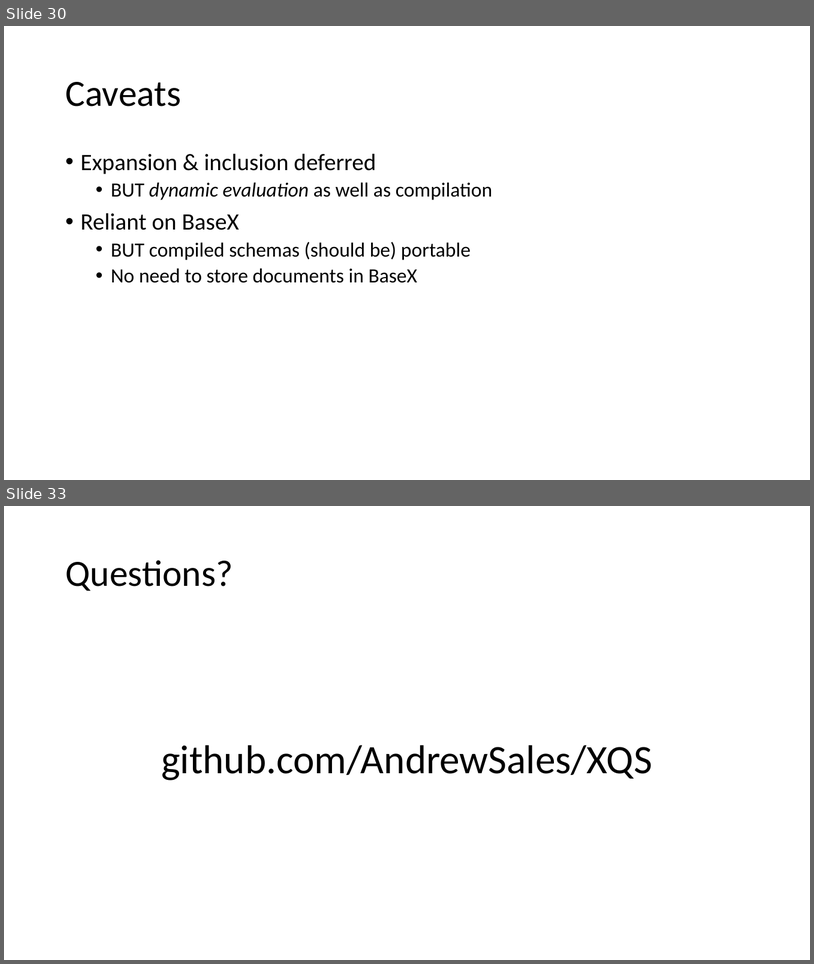
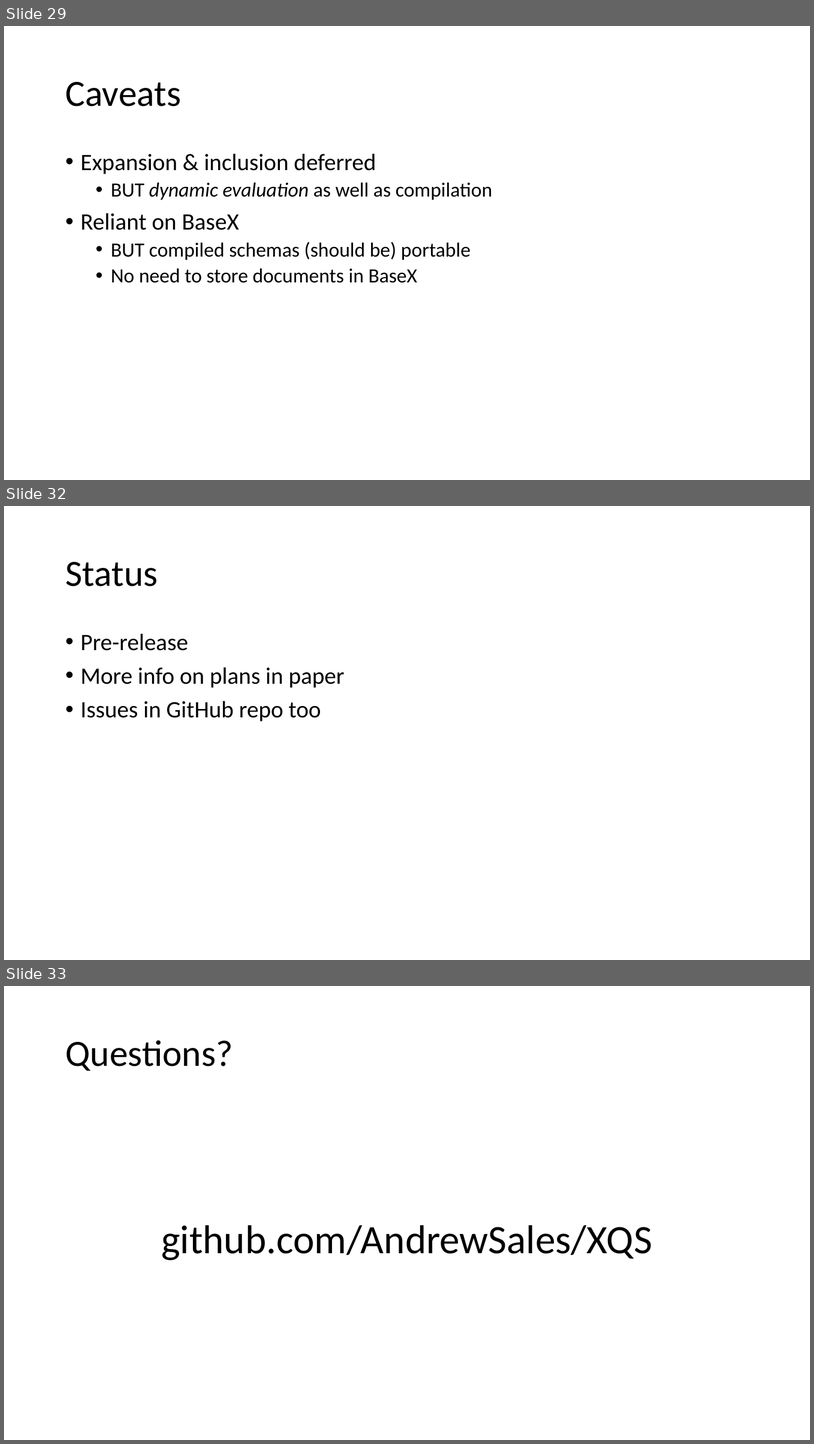
Before and after one commit to AndrewSales/XQS, a slide deck: Markup UK 2023 slides.pptx. Shown one above the other, each under a label of ours: slides 30 and 33 before the commit, slides 29, 32 and 33 after it; the slides between them are not shown. The pictures are 814x964 and 814x1444 pixels, drawn with LibreOffice and Linux fonts; fonts in the diff are those of the drawing. Boxes give left, top, right and bottom in pixels: in the first picture for what was removed or moved away, otherwise in the second. Text is boxed around its words. In the diff, an @@ line names an element or a change of style, - is before the commit and + after.

```diff
--- a/Markup UK 2023 slides.pptx
+++ b/Markup UK 2023 slides.pptx
@@ slide 32 added at box(4, 506, 810, 960), background #FFFFFF @@
@@ title added at box(65, 562, 158, 586), 44 pt, text #000000 @@
+Status
@@ text added at box(81, 633, 345, 721), 28 pt, text #000000 @@
+• Pre-release
+• More info on plans in paper
+• Issues in GitHub repo too
@@ what was slide 30 is now slide 29 @@
```
Also in this commit, not shown: 7 slides changed, 1 slide removed.
